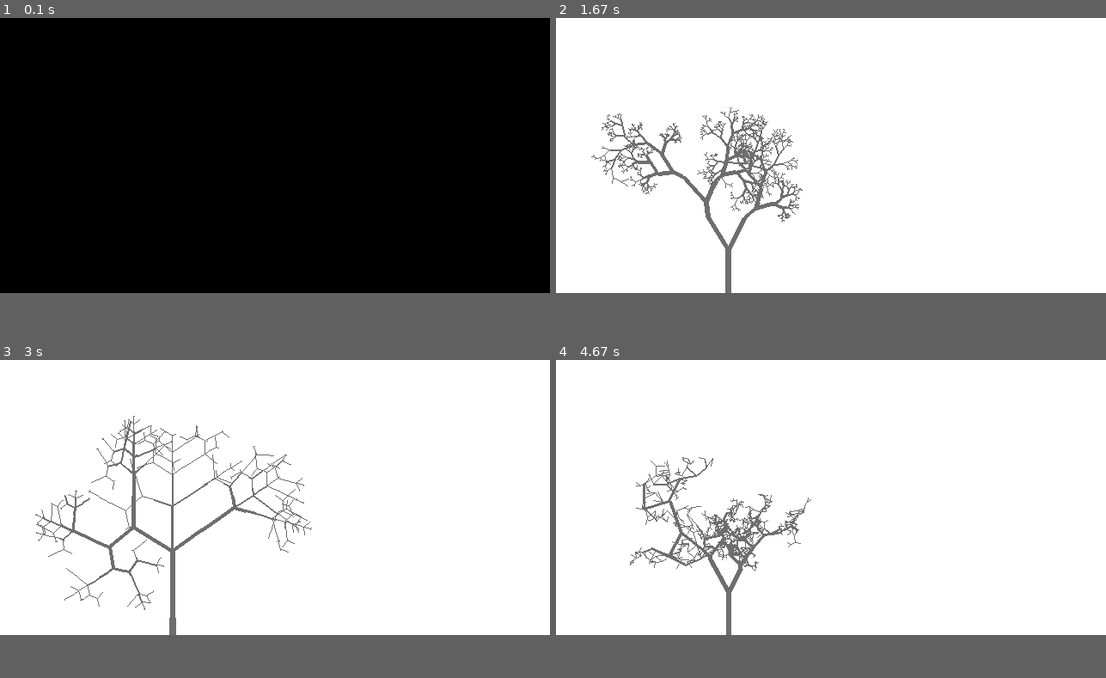
Above: before the commit, frames 1-4 (two rows, left to right).
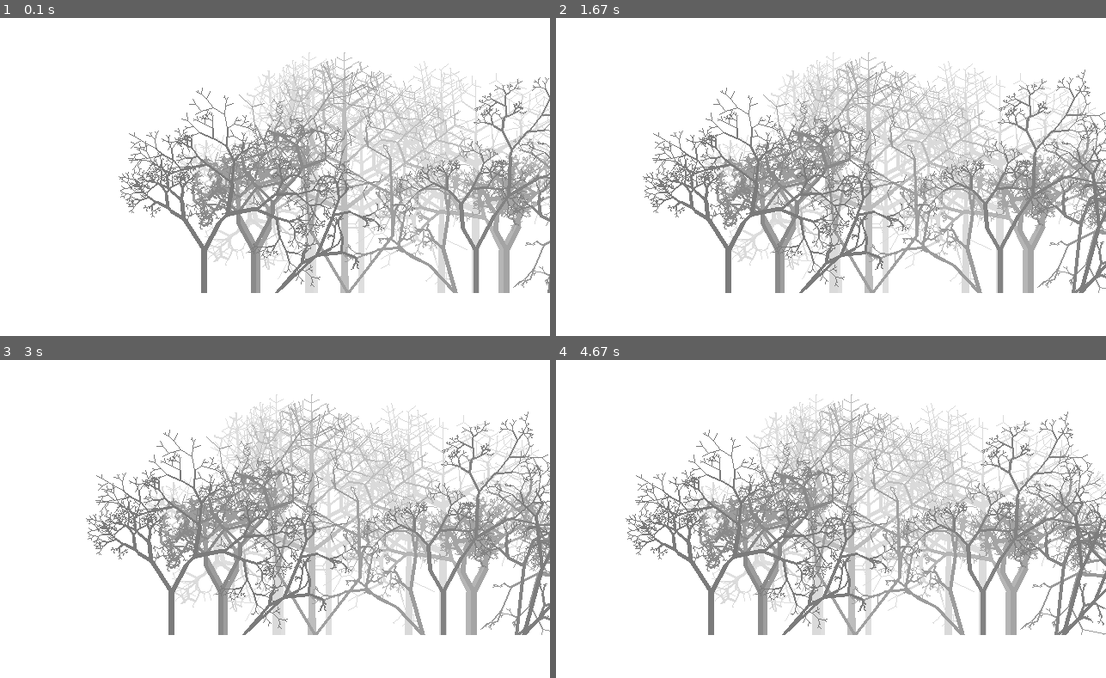
Above: after the commit, the same moments.

Repository: MyTaeyeon/Pygame-Art-with-code
Game: pygame game, started from lib/tree.py
The game is run twice, just before and just after one commit, with the same random seed, the same clock (stepped at 60 frames per second) and the same inputs.
Inputs:
- Up to frame 1 (0.1 s): no input
- Up to frame 2 (1.67 s): hold Right 0.33-0.8 s; hold Right 0.83-1.3 s; hold Left from 1.33 s (still down)
- Up to frame 3 (3 s): release Left at 1.87 s; hold Left 1.9-2.3 s; hold Right 2.33-2.97 s
- Up to frame 4 (4.67 s): hold Left 3-3.47 s; hold Right 3.5-3.97 s; hold Right 4-4.47 s; hold Left from 4.5 s (still down)
The window is 640x320 before the commit and 640x370 after it. Grey fills any space a smaller window leaves; there, only what the larger window draws over its background counts as a difference.

The runs differ from the first frame. In frame 1, 86% of the frame differs, in the area x 0-100%, y 0-87%; in frame 2, 28%; in frame 3, 28%; in frame 4, 28%.

Commit message:
code implement

Diff:
--- a/lib/tree.py
+++ b/lib/tree.py
@@ -3,7 +3,10 @@
 import random
 import sys
 import utilities as u
+import noise
 # import lib.utilities as u
+# import lib.noise as noise
+import threading
 
 pygame.init()
 
@@ -32,9 +35,6 @@
 		h2 = p['height'] * p['dheight'](dep)
 		x2 = x0+math.cos(a2)*h2
 		y2 = y0-math.sin(a2)*h2
-
-		#u.text(p['surf'],x1,y1,str(dep),(0,150,0))
-		#u.text(p['surf'],x2,y2,str(dep),(0,150,0))
 
 		u.line(p['surf'],p['color'],[x0,y0],[x1,y1],p['width'])
 		u.line(p['surf'],p['color'],[x0,y0],[x2,y2],p['width'])
@@ -71,7 +71,7 @@
 			 dheight = lambda dep: random.random()*0.6+0.4,
 
 			 opening = math.pi/6,
-			 dopening = lambda dep: 0.8 + random.random()*0.5,
+			 dopening = lambda dep: random.random()*0.5+0.8,
 
 			 color = (100+shade,100+shade,100+shade),
 			 depth = 0,
@@ -152,21 +152,117 @@
 			 maxdepth = 10
 			)
 
-if __name__ == "__main__":
-
-    pygame.display.set_caption("tree shape test")
-    screen = pygame.display.set_mode((640, 320))
-    screen.fill((255, 255, 255))
-    treelayer = pygame.Surface((640, 320))
-    while True:
-        for event in pygame.event.get():
-            if event.type == pygame.QUIT:
-                pygame.quit()
-                sys.exit()
-            if event.type == pygame.KEYDOWN:
-                screen.fill((255, 255, 255))
-                treelayer.fill((255, 255, 255))
-                random.choice([tree1, tree2, tree3, tree4])(treelayer, 200, 320, 10)
-                # tree2(treelayer, 200, 320, 10)
-                screen.blit(treelayer, (0, 0))
-                pygame.display.flip()
+pygame.init()
+
+# setting up variables
+size = width, height = 1280, 320
+buff = 200
+screen = pygame.display.set_mode([width/2,height+50])#,pygame.FULLSCREEN )
+screen.fill((255, 255, 255))
+pygame.display.set_caption("")
+
+treeDensity = 32
+landDensity = 32
+
+allloads = width/treeDensity
+loaded = 0
+
+Ls = [None]*4
+Lrs = [None]*4
+
+gamestart = False
+
+COLOR_KEY = [255,0,255]
+
+terrain = [0]*4
+
+lspds = [0.1,0.2,0.5,1]
+totalMade = [0]*4
+
+scheme = [(70,69,63),(225,225,210)]
+
+def makeBGLayer(n):
+	global loaded, allloads, terrain, lspds, totalMade
+	print("Making Background...")
+	l = pygame.Surface([width+buff*2,height])
+	l.fill(COLOR_KEY)
+	l.set_colorkey(COLOR_KEY)
+
+	if terrain[n] == 0:
+		treesum = width/(0.0+len(Ls)*treeDensity)
+		for i in range(0,int(treesum)):
+			thetree = [ random.choice([tree2]),
+						random.choice([tree1,tree1,tree2]),
+						random.choice([tree1,tree4,tree3]),
+						random.choice([tree1,tree4,tree3]) ][n]
+			thetree(l,random.random()*width+buff,height,(120-n*30)+random.randrange(-10,10))
+			loaded += 1
+	elif terrain[n] == 1:
+
+		treesum = (width/(0.0+len(Ls)*treeDensity))
+		for i in range(0,int(math.ceil(treesum/2.0))):
+			thetree = [ random.choice([tree1,tree3]),
+						random.choice([tree1,tree3]),
+						random.choice([tree1,tree3]),
+						random.choice([tree1,tree3]) ][n]
+			thetree(l,random.random()*width+buff,height,(120-n*30)+random.randrange(-10,10))
+			loaded += 2
+		if n != 3:
+			poly = []
+			poly.append([0,height])
+			for i in range(buff,width+buff,landDensity):
+				poly.append([i,height-makeLand(i*0.05,n*0.5,500-n*90)])
+			poly[1][1] = (poly[1][1]-height)/2.0+height
+			poly[-1][1] = (poly[-1][1]-height)/2.0+height
+			poly.append([width+buff*2,height])
+			pygame.draw.polygon(l,(210-n*20,210-n*20,210-n*20),poly)
+
+	totalMade[n] += 1
+	if totalMade[n]%int(lspds[n]*10) == 0:
+		terrain[n] = (terrain[n]+1) % 2
+
+
+	print(str(loaded)+"/"+str(allloads))
+	return l
+
+
+def mt(LN, *args):
+	global Ls, Lrs, loaded, allloads
+	allloads = len(args)*(width/(len(Ls)*treeDensity))
+	loaded = 0
+	if LN == 1:
+		for a in args:
+			Ls[a] = makeBGLayer(a)
+	elif LN == 2:
+		for a in args:
+			Lrs[a] = makeBGLayer(a)
+
+def makeLand(n,m=0,maxheight = 20):
+	return max(noise.noise(n*0.1,m*0.5)*maxheight,2)-2
+
+thread1 = threading.Thread(target=mt, args=(2,  3, 2, 1, 0))
+thread1.start()
+thread1.join()
+
+while loaded<allloads:
+    pass
+
+scroll = 0
+
+while (True):
+	for event in pygame.event.get():
+		if event.type == pygame.QUIT:
+			sys.exit()
+
+	screen.fill((255, 255, 255))
+
+	screen.blit(Lrs[0], (scroll, 0))
+	screen.blit(Lrs[1], (scroll, 0))
+	screen.blit(Lrs[2], (scroll, 0))
+	screen.blit(Lrs[3], (scroll, 0))
+
+	if pygame.key.get_pressed()[pygame.K_RIGHT]:
+		scroll -= 1
+	if pygame.key.get_pressed()[pygame.K_LEFT]:
+		scroll += 1
+	pygame.display.update()
